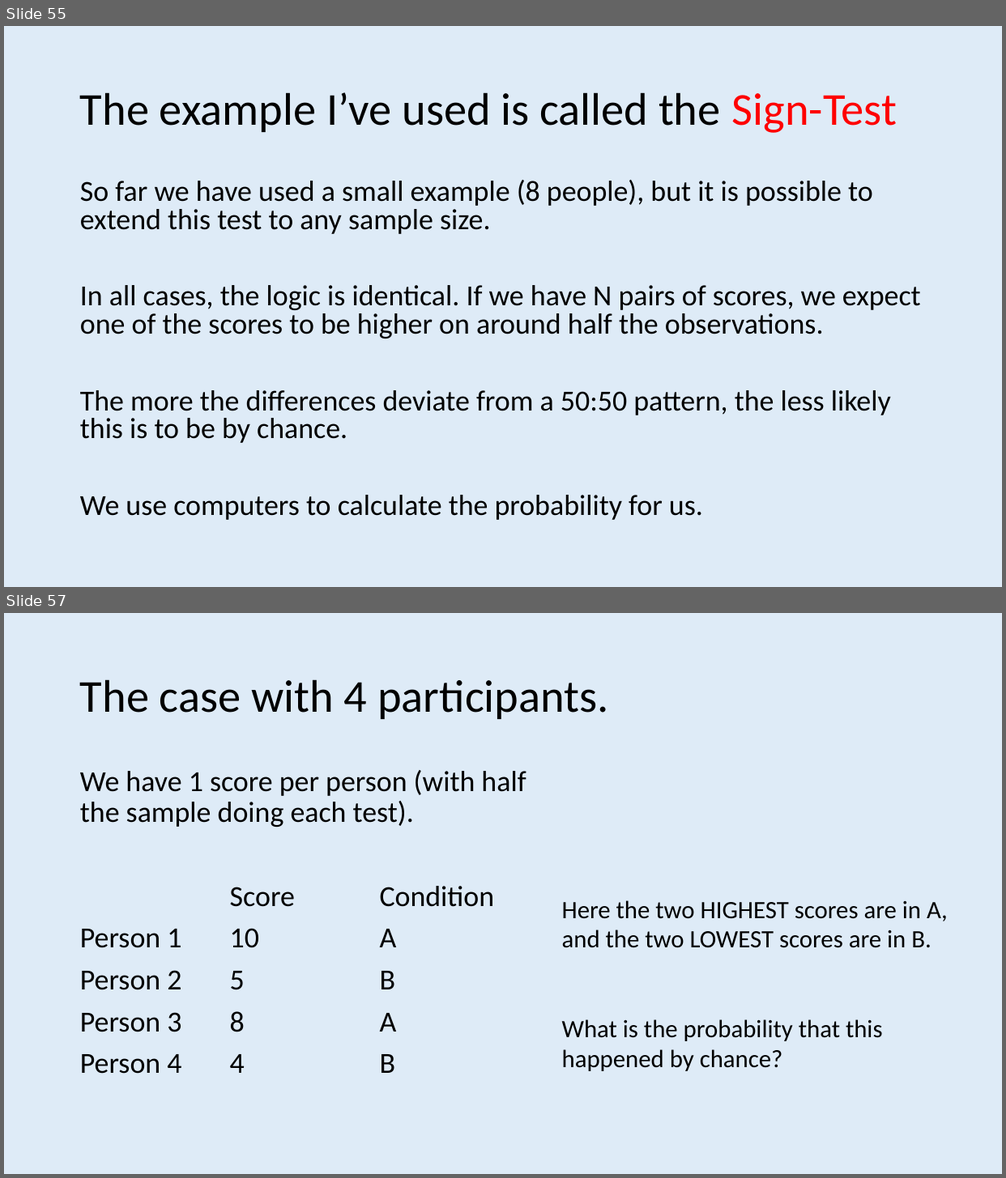
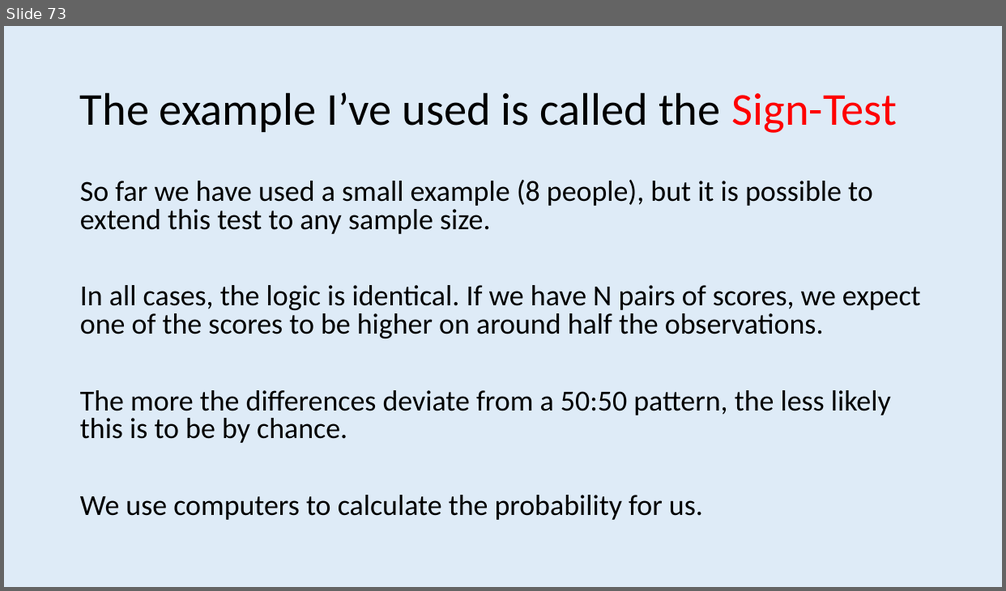
Before and after one commit to ajwills72/rmhealth-found, a slide deck: docs/lecture_4.pptx. Shown one above the other, each under a label of ours: slides 55 and 57 before the commit, slide 73 after it; the slides between them are not shown. The pictures are 1006x1178 and 1006x591 pixels, drawn with LibreOffice and Linux fonts; fonts in the diff are those of the drawing. Boxes give left, top, right and bottom in pixels: in the first picture for what was removed or moved away, otherwise in the second. Text is boxed around its words. In the diff, an @@ line names an element or a change of style, - is before the commit and + after.

```diff
--- a/docs/lecture_4.pptx
+++ b/docs/lecture_4.pptx
@@ slide 57 removed at <box>4,613,1002,1174</box>, background #DEEBF7 @@
@@ title removed at <box>80,679,609,719</box> @@
-The case with 4 participants.
@@ text removed at <box>80,770,526,1074</box> @@
-We have 1 score per person (with half the sample doing each test).
-Score Condition
-Person 1 10 A
-Person 2 5 B
-Person 3 8 A
-Person 4 4 B
@@ text removed at <box>562,901,948,1071</box> @@
-Here the two HIGHEST scores are in A, and the two LOWEST scores are in B.
-What is the probability that this happened by chance?
@@ what was slide 55 is now slide 73 @@
```
Also in this commit, not shown: 18 slides added, 8 other slides removed.
